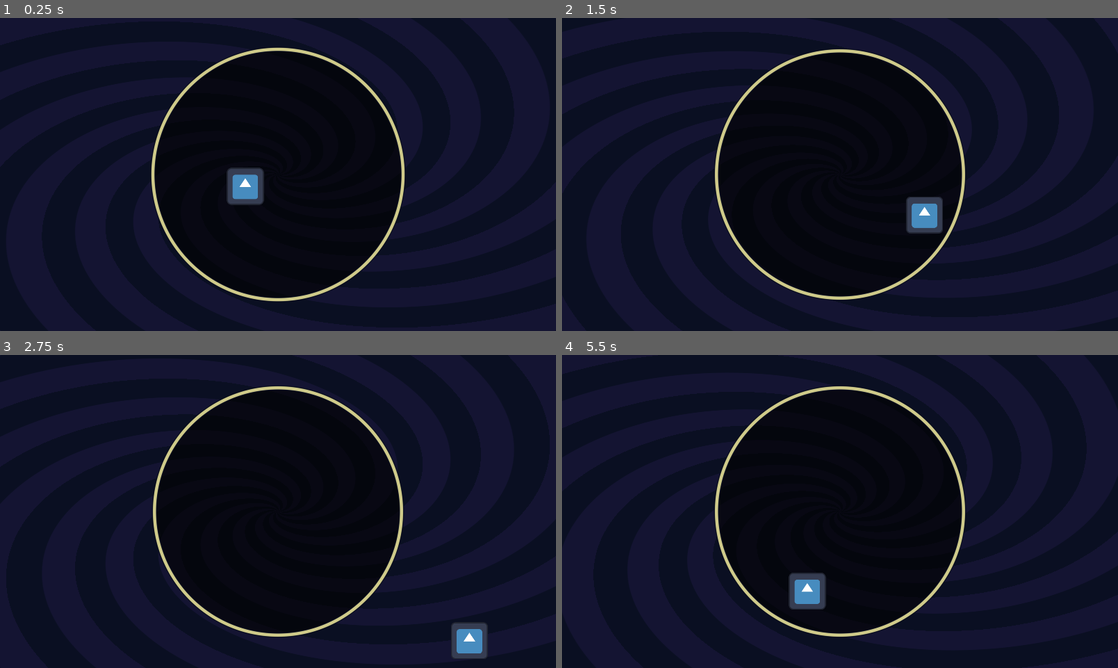
Above: before the commit, frames 1-4 (two rows, left to right).
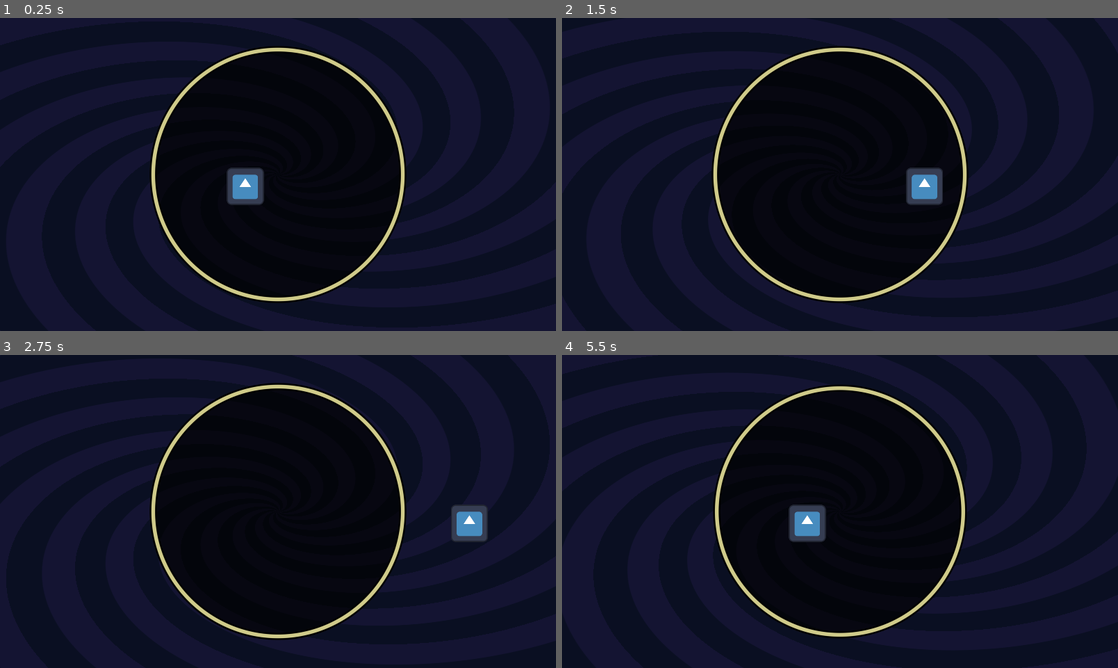
Above: after the commit, the same moments.

Repository: schonstal/Circus
Game: Godot game, scene res://game/scenes/main/main.tscn
The game is run twice, just before and just after one commit, with the same random seed, the same clock (stepped at 60 frames per second) and the same inputs. The engine's default icon, where the game draws it, is replaced by a stand-in: a white triangle on a blue panel in a dark square. Sound files missing from this copy of the repository are replaced by a short silence.
Inputs:
- Up to frame 1 (0.25 s): no input
- Up to frame 2 (1.5 s): tap Enter at 0.5 s; hold Right (move_right) 0.53-1.28 s; hold Down (move_down, bound only before the commit) from 1.28 s (still down)
- Up to frame 3 (2.75 s): release Down (move_down, bound only before the commit) at 2.03 s; hold Right (move_right) from 2.03 s (still down)
- Up to frame 4 (5.5 s): release Right (move_right) at 2.78 s; hold Up (move_up, bound only before the commit) 2.78-3.53 s; hold Left (move_left) 3.53-5.03 s; hold Down (move_down, bound only before the commit) from 5.03 s (still down)

The runs differ from the first frame. In frame 1, 1.2% of the frame differs, in the area x 26-74%, y 8-92%; in frame 2, 3.7%; in frame 3, 3.8%, in the area x 26-88%, y 8-97%; in frame 4, 2.8%.

Commit message:
More accurately sync to music

Diff:
--- a/game/arena/circle.gd
+++ b/game/arena/circle.gd
@@ -12,6 +12,7 @@
 func _pump(m:int):
   var t = create_tween()
   t.tween_method(_update_radius, 0.9, 0.8, 0.1)
+  t.set_ease(Tween.EASE_IN)
 
 func _update_radius(r:float):
   self.radius = r
--- a/game/conductor/conductor.gd
+++ b/game/conductor/conductor.gd
@@ -5,19 +5,28 @@
 @onready var audio_stream_player := $AudioStreamPlayer
 
 var beat := 0
-var time := 0.0
+var time_begin := 0.0
+var time_delay := 0.0
 
 func _ready() -> void:
-  var sync := AudioServer.get_time_to_next_mix()
-  await get_tree().create_timer(sync)
+  await get_tree().create_timer(3.).timeout
+  time_begin = Time.get_ticks_usec()
+  time_delay = AudioServer.get_time_to_next_mix() + AudioServer.get_output_latency()
   audio_stream_player.play()
 
 func _process(_delta: float) -> void:
-  var sync: float = AudioServer.get_time_to_next_mix() - AudioServer.get_output_latency()
-  var time: float = audio_stream_player.get_playback_position() + sync
+  if !audio_stream_player.playing:
+    return
 
-  var bps := (bpm * 0.25 / 60.0)
-  var current_beat := int(time / bps)
+  var time = (Time.get_ticks_usec() - time_begin) / 1_000_000.0
+  time -= time_delay
+  if time < 0:
+    time = 0
+    return
+
+  var bps:float = bpm / 60.0
+  var current_beat:int = floor(bps * time)
+  print(current_beat)
 
   if current_beat > beat:
     beat = current_beat
--- a/game/conductor/conductor.tscn
+++ b/game/conductor/conductor.tscn
@@ -1,10 +1,10 @@
 [gd_scene load_steps=3 format=3 uid="uid://dtjek1c8q01tl"]
 
 [ext_resource type="Script" path="res://game/conductor/conductor.gd" id="1_leudk"]
-[ext_resource type="AudioStream" uid="uid://bkn6wd6lsrjr3" path="res://game/music/Circus_Hyperpop_1.23_8.34.mp3" id="2_t7qx7"]
+[ext_resource type="AudioStream" uid="uid://5yeihao8rusi" path="res://game/music/Circus_Hyperpop_OGG_1.24_4.11.ogg" id="2_f2rky"]
 
 [node name="Conductor" type="Node"]
 script = ExtResource("1_leudk")
 
 [node name="AudioStreamPlayer" type="AudioStreamPlayer" parent="."]
-stream = ExtResource("2_t7qx7")
+stream = ExtResource("2_f2rky")
--- a/game/scenes/main/main.tscn
+++ b/game/scenes/main/main.tscn
@@ -10,11 +10,11 @@
 [sub_resource type="ShaderMaterial" id="ShaderMaterial_kpp60"]
 shader = ExtResource("2_tn58u")
 shader_parameter/border_color = Color(0.815686, 0.796078, 0.541176, 1)
-shader_parameter/inner_color = Color(0, 0, 0, 0.607843)
-shader_parameter/outline_color = Color(0.0392157, 0.0588235, 0.133333, 1)
-shader_parameter/outline_thickness = 0.005
+shader_parameter/inner_color = Color(0, 0, 0, 0.662745)
+shader_parameter/outline_color = Color(0, 0, 0, 1)
+shader_parameter/outline_thickness = 0.011
 shader_parameter/radius = 0.81
-shader_parameter/thickness = 0.025
+shader_parameter/thickness = 0.035
 shader_parameter/antialias = 0.003
 
 [sub_resource type="PlaceholderTexture2D" id="PlaceholderTexture2D_oyprf"]
--- a/project.godot
+++ b/project.godot
@@ -42,13 +42,11 @@
 }
 move_up={
 "deadzone": 0.5,
-"events": [Object(InputEventKey,"resource_local_to_scene":false,"resource_name":"","device":-1,"window_id":0,"alt_pressed":false,"shift_pressed":false,"ctrl_pressed":false,"meta_pressed":false,"pressed":false,"keycode":0,"physical_keycode":4194320,"key_label":0,"unicode":0,"echo":false,"script":null)
-, Object(InputEventJoypadMotion,"resource_local_to_scene":false,"resource_name":"","device":-1,"axis":1,"axis_value":-1.0,"script":null)
+"events": [Object(InputEventJoypadMotion,"resource_local_to_scene":false,"resource_name":"","device":-1,"axis":0,"axis_value":-1.0,"script":null)
 ]
 }
 move_down={
 "deadzone": 0.5,
-"events": [Object(InputEventJoypadMotion,"resource_local_to_scene":false,"resource_name":"","device":-1,"axis":1,"axis_value":1.0,"script":null)
-, Object(InputEventKey,"resource_local_to_scene":false,"resource_name":"","device":-1,"window_id":0,"alt_pressed":false,"shift_pressed":false,"ctrl_pressed":false,"meta_pressed":false,"pressed":false,"keycode":0,"physical_keycode":4194322,"key_label":0,"unicode":0,"echo":false,"script":null)
+"events": [Object(InputEventJoypadMotion,"resource_local_to_scene":false,"resource_name":"","device":-1,"axis":0,"axis_value":1.0,"script":null)
 ]
 }
